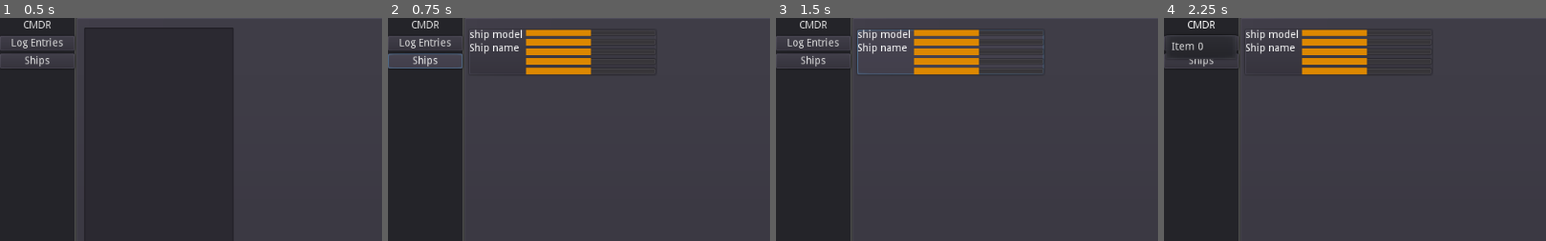
Above: before the commit, frames 1-4 (left to right).
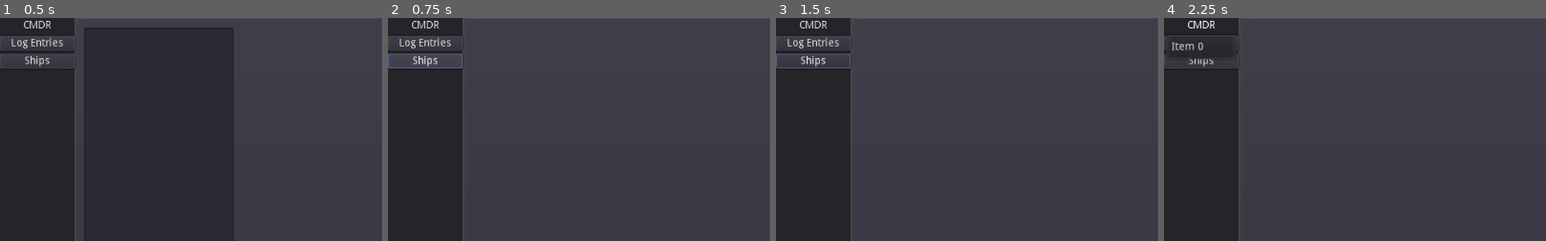
Above: after the commit, the same moments.

Repository: DigitalKI/EDTPT
Game: Godot game, scene res://MainContainer.tscn
Two runs of this game, one before a commit and one after it. Both use one fixed random seed, a clock stepped at 60 frames per second and the inputs below.
Inputs (mouse positions are % of the whole screen's width and height, from its top left):
- Up to frame 1 (0.5 s): no input
- Up to frame 2 (0.75 s): click "Ships" at 0.5 s
- Up to frame 3 (1.5 s): click (23, 8) at 1.27 s
- Up to frame 4 (2.25 s): click "CMDR" at 2 s
The pictures show only the part of the screen within x 0-50%, y 0-50%; the shares and areas given below are measured in that part.

Frame 1 is identical in both runs. In frame 2, 3.1% of the frame differs, in the area x 21-54%, y 5-26%; in frame 3, 3.5%, in the area x 0-70%, y 5-26%; in frame 4, 3.1%.

Commit message:
ship UI buttons almost there

Diff:
--- /dev/null
+++ b/TabScreens/ShipButton.gd
@@ -0,0 +1,73 @@
+tool
+extends Button
+class_name ShipButton
+
+var ship_id
+
+export onready var ShipType : String setget _SetShipType, _GetShipType
+export onready var ShipName : String setget _SetShipName, _GetShipName
+
+export onready var MaxHull : float setget _SetMaxHull, _GetMaxHull
+export onready var Hull : float setget _SetHull, _GetHull
+
+export onready var MaxShields : float setget _SetMaxShields, _GetMaxShields
+export onready var Shields : float setget _SetShields, _GetShields
+
+export onready var MaxThrust : float setget _SetMaxThrust, _GetMaxThrust
+export onready var Thrust : float setget _SetThrust, _GetThrust
+
+func _SetShipType(_property):
+	ShipType = _property
+	$MainVBoxContainer/HBoxContainer/ShipModel.text = _property
+
+func _GetShipType():
+	return $MainVBoxContainer/HBoxContainer/ShipModel.text
+
+func _SetShipName(_property):
+	ShipName = _property
+	$MainVBoxContainer/ShipName.text = _property
+
+func _GetShipName():
+	return $MainVBoxContainer/ShipName.text
+
+func _SetMaxHull(_property):
+	MaxHull = _property
+	$MainVBoxContainer/HBoxContainer/VBoxContainer/HullBarContainer/HullBarProgress.max_value = _property
+
+func _GetMaxHull():
+	return $MainVBoxContainer/HBoxContainer/VBoxContainer/HullBarContainer/HullBarProgress.max_value
+
+func _SetHull(_property):
+	MaxHull = _property
+	$MainVBoxContainer/HBoxContainer/VBoxContainer/HullBarContainer/HullBarProgress.value = _property
+
+func _GetHull():
+	return $MainVBoxContainer/HBoxContainer/VBoxContainer/HullBarContainer/HullBarProgress.value
+
+func _SetMaxShields(_property):
+	MaxShields = _property
+	$MainVBoxContainer/HBoxContainer/VBoxContainer/ShieldsBarContainer/ShieldslBarProgress.max_value = _property
+
+func _GetMaxShields():
+	return $MainVBoxContainer/HBoxContainer/VBoxContainer/ShieldsBarContainer/ShieldslBarProgress.max_value
+
+func _SetShields(_property):
+	MaxHull = _property
+	$MainVBoxContainer/HBoxContainer/VBoxContainer/ShieldsBarContainer/ShieldslBarProgress.value = _property
+
+func _GetShields():
+	return $MainVBoxContainer/HBoxContainer/VBoxContainer/ShieldsBarContainer/ShieldslBarProgress.value
+
+func _SetMaxThrust(_property):
+	MaxThrust = _property
+	$MainVBoxContainer/HBoxContainer/VBoxContainer/ThrustBarContainer/ThrustBarProgress.max_value = _property
+
+func _GetMaxThrust():
+	return $MainVBoxContainer/HBoxContainer/VBoxContainer/ThrustBarContainer/ThrustBarProgress.max_value
+
+func _SetThrust(_property):
+	Thrust = _property
+	$MainVBoxContainer/HBoxContainer/VBoxContainer/ThrustBarContainer/ThrustBarProgress.value = _property
+
+func _GetThrust():
+	return $MainVBoxContainer/HBoxContainer/VBoxContainer/ThrustBarContainer/ThrustBarProgress.value
--- a/TabScreens/ShipButton.tscn
+++ b/TabScreens/ShipButton.tscn
@@ -1,102 +1,202 @@
-[gd_scene load_steps=2 format=2]
-
-[sub_resource type="StyleBoxFlat" id=1]
+[gd_scene load_steps=5 format=2]
+
+[ext_resource path="res://TabScreens/ShipButton.gd" type="Script" id=1]
+
+[sub_resource type="DynamicFontData" id=1]
+font_path = "res://Fonts/Ubuntu-Regular.ttf"
+
+[sub_resource type="DynamicFont" id=2]
+size = 8
+use_mipmaps = true
+font_data = SubResource( 1 )
+
+[sub_resource type="StyleBoxFlat" id=3]
 bg_color = Color( 0.870588, 0.537255, 0, 1 )
 corner_detail = 5
 
 [node name="ShipButton" type="Button"]
 margin_right = 250.0
-margin_bottom = 60.0
-rect_min_size = Vector2( 60, 60 )
-
-[node name="HBoxContainer" type="HBoxContainer" parent="."]
+margin_bottom = 75.0
+rect_min_size = Vector2( 60, 90 )
+script = ExtResource( 1 )
+__meta__ = {
+"_edit_use_anchors_": false
+}
+
+[node name="MainVBoxContainer" type="VBoxContainer" parent="."]
 anchor_right = 1.0
 anchor_bottom = 1.0
 __meta__ = {
 "_edit_use_anchors_": false
 }
 
-[node name="VBoxContainer2" type="VBoxContainer" parent="HBoxContainer"]
-margin_right = 72.0
-margin_bottom = 60.0
-
-[node name="ShipModel" type="Label" parent="HBoxContainer/VBoxContainer2"]
-margin_right = 72.0
-margin_bottom = 14.0
-text = "ship model"
-__meta__ = {
-"_edit_use_anchors_": false
-}
-
-[node name="ShipName" type="Label" parent="HBoxContainer/VBoxContainer2"]
-margin_top = 18.0
-margin_right = 72.0
-margin_bottom = 32.0
-text = "Ship name"
-__meta__ = {
-"_edit_use_anchors_": false
-}
-
-[node name="VBoxContainer" type="VBoxContainer" parent="HBoxContainer"]
-margin_left = 76.0
-margin_right = 250.0
-margin_bottom = 60.0
-size_flags_horizontal = 3
-
-[node name="ProgressBar" type="ProgressBar" parent="HBoxContainer/VBoxContainer"]
-margin_right = 174.0
-margin_bottom = 8.0
-rect_min_size = Vector2( 0, 7 )
-mouse_filter = 1
-size_flags_vertical = 3
-custom_styles/fg = SubResource( 1 )
+[node name="HBoxContainer" type="HBoxContainer" parent="MainVBoxContainer"]
+margin_right = 250.0
+margin_bottom = 72.0
+size_flags_horizontal = 3
+size_flags_vertical = 3
+__meta__ = {
+"_edit_use_anchors_": false
+}
+
+[node name="ShipModel" type="Label" parent="MainVBoxContainer/HBoxContainer"]
+margin_right = 70.0
+margin_bottom = 72.0
+rect_min_size = Vector2( 70, 0 )
+size_flags_vertical = 7
+text = "Ship Type"
+align = 1
+valign = 1
+autowrap = true
+__meta__ = {
+"_edit_use_anchors_": false
+}
+
+[node name="VBoxContainer" type="VBoxContainer" parent="MainVBoxContainer/HBoxContainer"]
+margin_left = 74.0
+margin_right = 250.0
+margin_bottom = 72.0
+size_flags_horizontal = 3
+
+[node name="HullBarContainer" type="HBoxContainer" parent="MainVBoxContainer/HBoxContainer/VBoxContainer"]
+margin_right = 176.0
+margin_bottom = 10.0
+
+[node name="HullBarLabel" type="Label" parent="MainVBoxContainer/HBoxContainer/VBoxContainer/HullBarContainer"]
+margin_right = 14.0
+margin_bottom = 10.0
+rect_min_size = Vector2( 14, 0 )
+size_flags_vertical = 3
+custom_fonts/font = SubResource( 2 )
+text = "H"
+align = 1
+
+[node name="HullBarProgress" type="ProgressBar" parent="MainVBoxContainer/HBoxContainer/VBoxContainer/HullBarContainer"]
+margin_left = 18.0
+margin_right = 176.0
+margin_bottom = 10.0
+rect_min_size = Vector2( 0, 7 )
+mouse_filter = 1
+size_flags_horizontal = 3
+size_flags_vertical = 3
+custom_styles/fg = SubResource( 3 )
+max_value = 10000.0
+value = 1500.0
+percent_visible = false
+
+[node name="ShieldsBarContainer" type="HBoxContainer" parent="MainVBoxContainer/HBoxContainer/VBoxContainer"]
+margin_top = 14.0
+margin_right = 176.0
+margin_bottom = 24.0
+
+[node name="ShieldsBarLabel" type="Label" parent="MainVBoxContainer/HBoxContainer/VBoxContainer/ShieldsBarContainer"]
+margin_right = 14.0
+margin_bottom = 10.0
+rect_min_size = Vector2( 14, 0 )
+size_flags_vertical = 3
+custom_fonts/font = SubResource( 2 )
+text = "S"
+align = 1
+
+[node name="ShieldslBarProgress" type="ProgressBar" parent="MainVBoxContainer/HBoxContainer/VBoxContainer/ShieldsBarContainer"]
+margin_left = 18.0
+margin_right = 176.0
+margin_bottom = 10.0
+rect_min_size = Vector2( 0, 7 )
+mouse_filter = 1
+size_flags_horizontal = 3
+size_flags_vertical = 3
+custom_styles/fg = SubResource( 3 )
+max_value = 10000.0
+value = 1000.0
+percent_visible = false
+
+[node name="ThrustBarContainer" type="HBoxContainer" parent="MainVBoxContainer/HBoxContainer/VBoxContainer"]
+margin_top = 28.0
+margin_right = 176.0
+margin_bottom = 38.0
+
+[node name="ThrustBarLabel" type="Label" parent="MainVBoxContainer/HBoxContainer/VBoxContainer/ThrustBarContainer"]
+margin_right = 14.0
+margin_bottom = 10.0
+rect_min_size = Vector2( 14, 0 )
+size_flags_vertical = 3
+custom_fonts/font = SubResource( 2 )
+text = "T"
+align = 1
+
+[node name="ThrustBarProgress" type="ProgressBar" parent="MainVBoxContainer/HBoxContainer/VBoxContainer/ThrustBarContainer"]
+margin_left = 18.0
+margin_right = 176.0
+margin_bottom = 10.0
+rect_min_size = Vector2( 0, 7 )
+mouse_filter = 1
+size_flags_horizontal = 3
+size_flags_vertical = 3
+custom_styles/fg = SubResource( 3 )
+max_value = 900.0
+value = 400.0
+percent_visible = false
+
+[node name="JumpBarContainer3" type="HBoxContainer" parent="MainVBoxContainer/HBoxContainer/VBoxContainer"]
+margin_top = 42.0
+margin_right = 176.0
+margin_bottom = 52.0
+
+[node name="JumpBarLabel" type="Label" parent="MainVBoxContainer/HBoxContainer/VBoxContainer/JumpBarContainer3"]
+margin_right = 14.0
+margin_bottom = 10.0
+rect_min_size = Vector2( 14, 0 )
+size_flags_vertical = 3
+custom_fonts/font = SubResource( 2 )
+text = "J"
+align = 1
+
+[node name="JumpBarProgress" type="ProgressBar" parent="MainVBoxContainer/HBoxContainer/VBoxContainer/JumpBarContainer3"]
+margin_left = 18.0
+margin_right = 176.0
+margin_bottom = 10.0
+rect_min_size = Vector2( 0, 7 )
+mouse_filter = 1
+size_flags_horizontal = 3
+size_flags_vertical = 3
+custom_styles/fg = SubResource( 3 )
 value = 50.0
 percent_visible = false
 
-[node name="ProgressBar2" type="ProgressBar" parent="HBoxContainer/VBoxContainer"]
-margin_top = 12.0
-margin_right = 174.0
-margin_bottom = 21.0
-rect_min_size = Vector2( 0, 7 )
-mouse_filter = 1
-input_pass_on_modal_close_click = false
-size_flags_vertical = 3
-custom_styles/fg = SubResource( 1 )
+[node name="DPSBarContainer4" type="HBoxContainer" parent="MainVBoxContainer/HBoxContainer/VBoxContainer"]
+margin_top = 56.0
+margin_right = 176.0
+margin_bottom = 66.0
+
+[node name="DPSBarLabel" type="Label" parent="MainVBoxContainer/HBoxContainer/VBoxContainer/DPSBarContainer4"]
+margin_right = 14.0
+margin_bottom = 10.0
+rect_min_size = Vector2( 14, 0 )
+size_flags_vertical = 3
+custom_fonts/font = SubResource( 2 )
+text = "D"
+align = 1
+
+[node name="DPSBarProgress" type="ProgressBar" parent="MainVBoxContainer/HBoxContainer/VBoxContainer/DPSBarContainer4"]
+margin_left = 18.0
+margin_right = 176.0
+margin_bottom = 10.0
+rect_min_size = Vector2( 0, 7 )
+mouse_filter = 1
+size_flags_horizontal = 3
+size_flags_vertical = 3
+custom_styles/fg = SubResource( 3 )
 value = 50.0
 percent_visible = false
 
-[node name="ProgressBar3" type="ProgressBar" parent="HBoxContainer/VBoxContainer"]
-margin_top = 25.0
-margin_right = 174.0
-margin_bottom = 34.0
-rect_min_size = Vector2( 0, 7 )
-mouse_filter = 1
-input_pass_on_modal_close_click = false
-size_flags_vertical = 3
-custom_styles/fg = SubResource( 1 )
-value = 50.0
-percent_visible = false
-
-[node name="ProgressBar4" type="ProgressBar" parent="HBoxContainer/VBoxContainer"]
-margin_top = 38.0
-margin_right = 174.0
-margin_bottom = 47.0
-rect_min_size = Vector2( 0, 7 )
-mouse_filter = 1
-input_pass_on_modal_close_click = false
-size_flags_vertical = 3
-custom_styles/fg = SubResource( 1 )
-value = 50.0
-percent_visible = false
-
-[node name="ProgressBar5" type="ProgressBar" parent="HBoxContainer/VBoxContainer"]
-margin_top = 51.0
-margin_right = 174.0
-margin_bottom = 60.0
-rect_min_size = Vector2( 0, 7 )
-mouse_filter = 1
-input_pass_on_modal_close_click = false
-size_flags_vertical = 3
-custom_styles/fg = SubResource( 1 )
-value = 50.0
-percent_visible = false
+[node name="ShipName" type="Label" parent="MainVBoxContainer"]
+margin_top = 76.0
+margin_right = 250.0
+margin_bottom = 90.0
+text = "Ship Name"
+align = 1
+valign = 1
+__meta__ = {
+"_edit_use_anchors_": false
+}
--- a/TabScreens/Ships.gd
+++ b/TabScreens/Ships.gd
@@ -1,6 +1,14 @@
 extends Control
 
+var ship_button_res = preload("res://TabScreens/ShipButton.tscn")
 
 # Called when the node enters the scene tree for the first time.
 func initialize_ships_tab():
-	pass
+	for ship in data_reader.ships_manager.current_stored_ships:
+		var ship_dct : Dictionary = data_reader.ships_manager.current_stored_ships[ship]
+		print(data_reader.ships_manager.current_stored_ships[ship])
+		var ship_btn = ship_button_res.instance()
+		ship_btn.ship_id = ship_dct["ShipID"]
+		ship_btn.ShipType = ship_dct["ShipType_Localised"] if ship_dct.has("ShipType_Localised") else ship_dct["ShipType"]
+		ship_btn.ShipName =  ship_dct["Name"] if ship_dct.has("Name") else ship_btn.ShipType
+		$MarginContainer/HBoxContainer/ScrollContainer/VBoxContainer.add_child(ship_btn)
--- a/TabScreens/Ships.tscn
+++ b/TabScreens/Ships.tscn
@@ -1,7 +1,6 @@
-[gd_scene load_steps=3 format=2]
+[gd_scene load_steps=2 format=2]
 
 [ext_resource path="res://TabScreens/Ships.gd" type="Script" id=1]
-[ext_resource path="res://TabScreens/ShipButton.tscn" type="PackedScene" id=2]
 
 [node name="Ships" type="Control"]
 anchor_right = 1.0
@@ -18,6 +17,9 @@
 custom_constants/margin_top = 5
 custom_constants/margin_left = 5
 custom_constants/margin_bottom = 5
+__meta__ = {
+"_edit_use_anchors_": false
+}
 
 [node name="HBoxContainer" type="HBoxContainer" parent="MarginContainer"]
 margin_left = 5.0
@@ -25,9 +27,13 @@
 margin_right = 1019.0
 margin_bottom = 595.0
 
-[node name="VBoxContainer" type="VBoxContainer" parent="MarginContainer/HBoxContainer"]
+[node name="ScrollContainer" type="ScrollContainer" parent="MarginContainer/HBoxContainer"]
 margin_right = 250.0
 margin_bottom = 590.0
 rect_min_size = Vector2( 250, 0 )
 
-[node name="ShipButton" parent="MarginContainer/HBoxContainer/VBoxContainer" instance=ExtResource( 2 )]
+[node name="VBoxContainer" type="VBoxContainer" parent="MarginContainer/HBoxContainer/ScrollContainer"]
+margin_right = 250.0
+margin_bottom = 590.0
+rect_min_size = Vector2( 250, 0 )
+size_flags_vertical = 3
--- a/project.godot
+++ b/project.godot
@@ -19,6 +19,11 @@
 "language": "GDScript",
 "path": "res://HelperModules/DateTime.gd"
 }, {
+"base": "Button",
+"class": "ShipButton",
+"language": "GDScript",
+"path": "res://TabScreens/ShipButton.gd"
+}, {
 "base": "Object",
 "class": "ShipsDataManager",
 "language": "GDScript",
@@ -27,6 +32,7 @@
 _global_script_class_icons={
 "DataReader": "",
 "DateTime": "",
+"ShipButton": "",
 "ShipsDataManager": ""
 }
 
Binary file added: Fonts/Ubuntu-Regular.ttf
